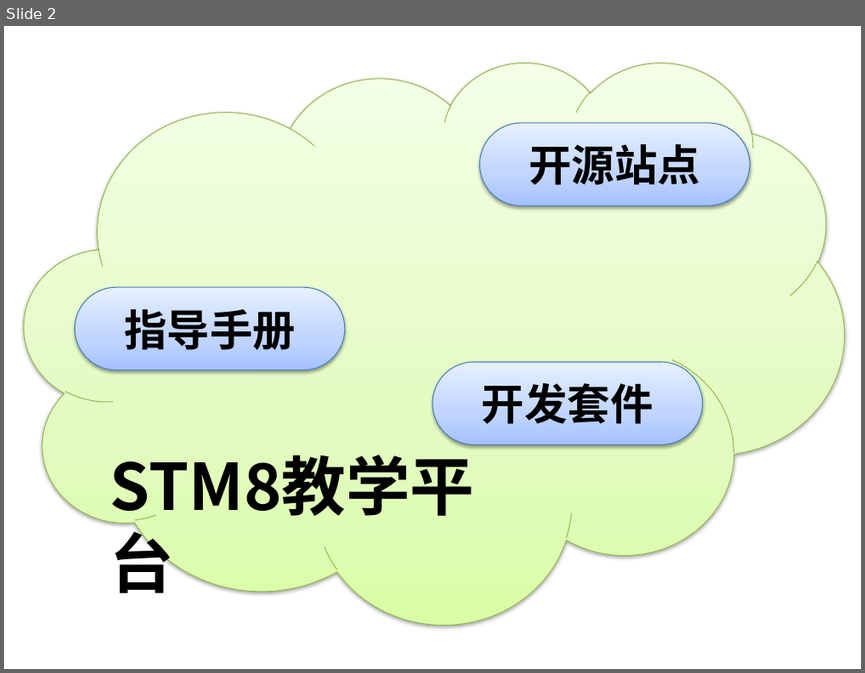
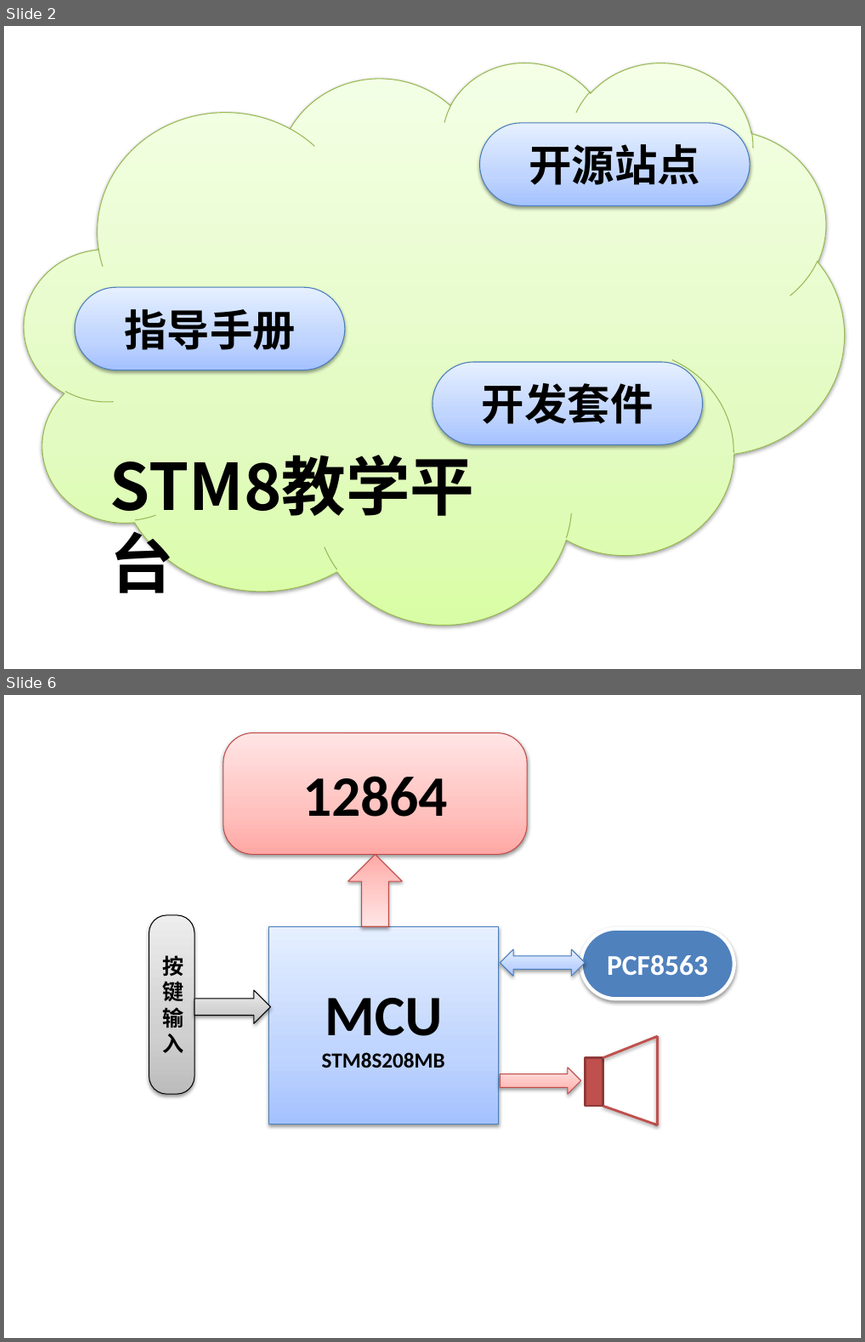
Before and after one commit to dimitarm1/STM8teach, a slide deck: paper/pic.pptx. Shown one above the other, each under a label of ours: slide 2 before the commit, slides 2 and 6 after it; the slides between them are not shown. The pictures are 865x673 and 865x1342 pixels, drawn with LibreOffice and Linux fonts; fonts in the diff are those of the drawing. Boxes give left, top, right and bottom in pixels: in the first picture for what was removed or moved away, otherwise in the second. Text is boxed around its words. In the diff, an @@ line names an element or a change of style, - is before the commit and + after.

```diff
--- a/paper/pic.pptx
+++ b/paper/pic.pptx
@@ slide 6 added at (x1=4, y1=695, x2=861, y2=1338), background #FFFFFF @@
@@ rounded rectangle added at (x1=223, y1=732, x2=527, y2=854), fill gradient #FFA6A5 to #FFC0BF to #FFE7E7, outline #BF4C48 0.75 pt, 48 pt, text #000000, bold @@
+12864
@@ down arrow added at (x1=348, y1=854, x2=403, y2=926), fill gradient #FFA6A5 to #FFC0BF to #FFE7E7, outline #BF4C48 0.75 pt @@
@@ rounded rectangle added at (x1=148, y1=915, x2=194, y2=1095), fill gradient #BDBDBD to #D1D1D1 to #EEEEEE, outline #000000 0.75 pt, 18 pt, text #000000, bold @@
+按
+键
+输
+入
@@ rounded rectangle added at (x1=268, y1=926, x2=499, y2=1124), fill gradient #A4C4FF to #BFD4FF to #E6EEFF, outline #4B7EBC 0.75 pt, 18 pt, text #000000, bold @@
+MCU
+STM8S208MB
@@ left right arrow added at (x1=500, y1=949, x2=585, y2=976), fill gradient #A4C4FF to #BFD4FF to #E6EEFF, outline #4B7EBC 0.75 pt @@
@@ rounded rectangle added at (x1=580, y1=929, x2=734, y2=999), fill #4F81BD, outline #FFFFFF 3 pt, 24 pt, text #FFFFFF, bold @@
+PCF8563
@@ right arrow added at (x1=194, y1=990, x2=270, y2=1023), fill gradient #BDBDBD to #D1D1D1 to #EEEEEE, outline #000000 0.75 pt @@
@@ group added at (x1=585, y1=1036, x2=658, y2=1125): 3 lines, 1 rectangle @@
@@ right arrow added at (x1=500, y1=1066, x2=580, y2=1094), fill gradient #FFA6A5 to #FFC0BF to #FFE7E7, outline #BF4C48 0.75 pt @@
```
Also in this commit, not shown: 4 other slides added, 21 other files.
